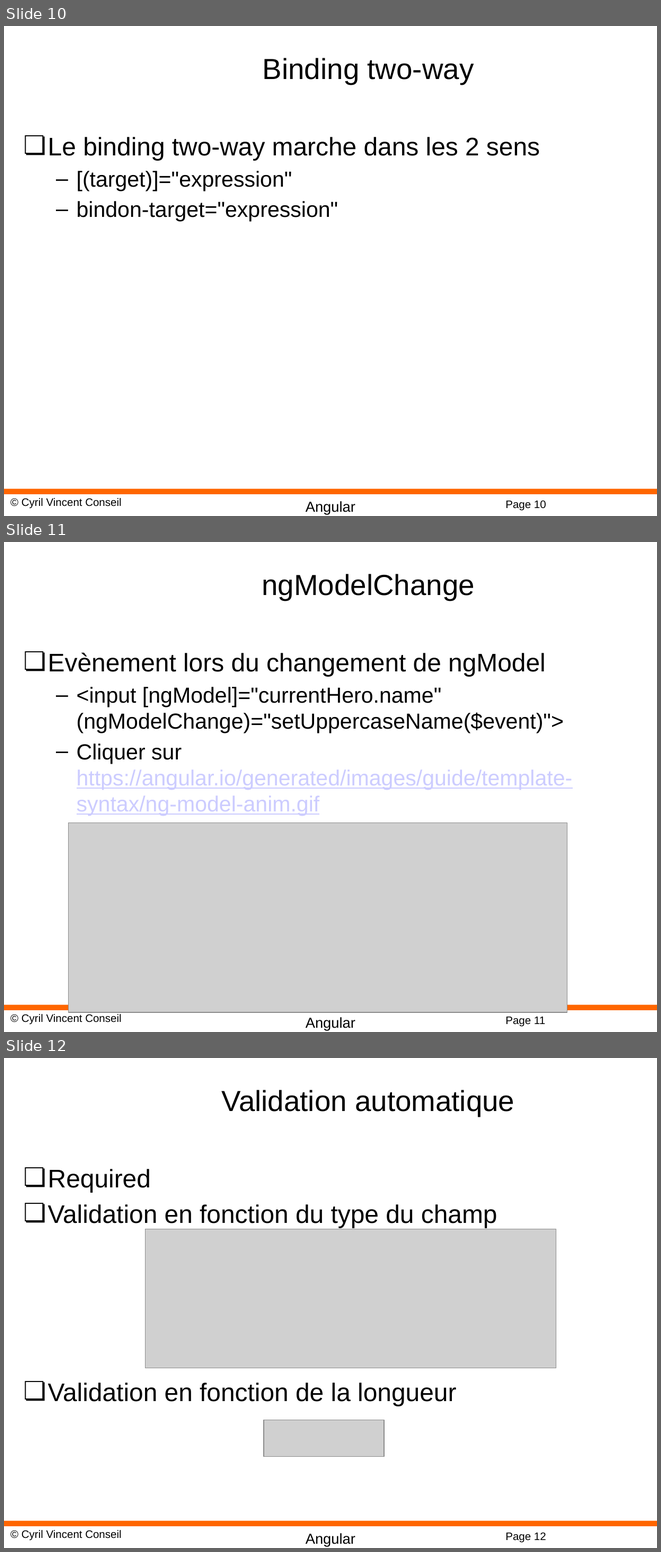
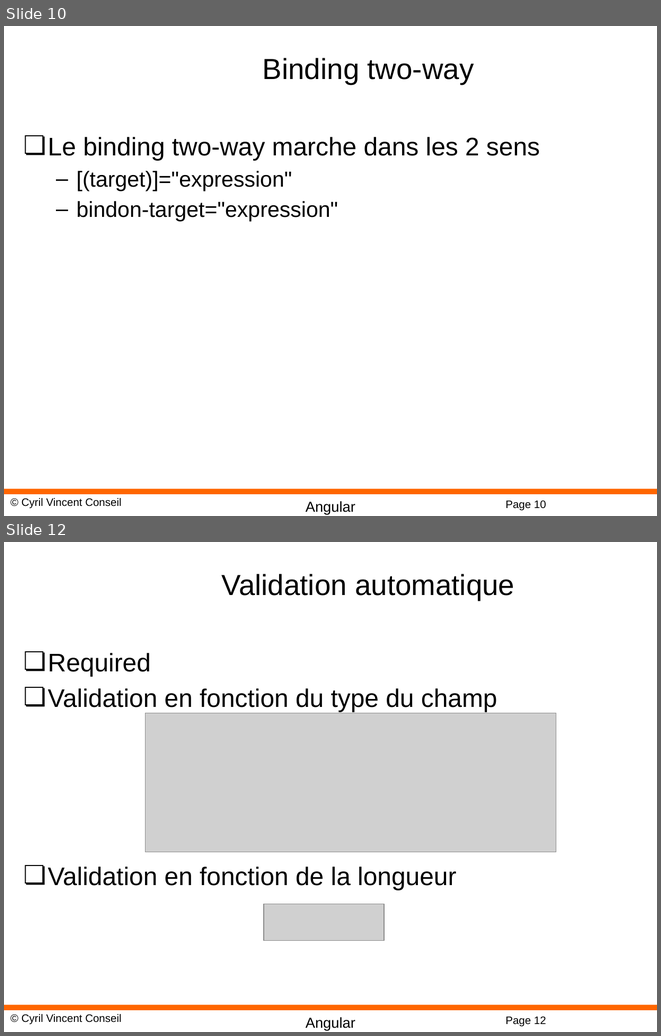
Before and after one commit to cyrilvincent/angular, a slide deck: PPT/Angular06-Binding.pptx. Shown one above the other, each under a label of ours: slides 10, 11 and 12 before the commit, slides 10 and 12 after it; the slides between them are not shown. The pictures are 661x1552 and 661x1036 pixels, drawn with LibreOffice and Linux fonts; fonts in the diff are those of the drawing; grey boxes stand for pictures; background and template pictures are left out. Boxes give left, top, right and bottom in pixels: in the first picture for what was removed or moved away, otherwise in the second. Text is boxed around its words. In the diff, an @@ line names an element or a change of style, - is before the commit and + after.

```diff
--- a/PPT/Angular06-Binding.pptx
+++ b/PPT/Angular06-Binding.pptx
@@ slide 11 removed at (x1=4, y1=542, x2=657, y2=1032), background #FFFFFF; not listed: 4 template elements that a slide beside it also shows @@
@@ title removed at (x1=262, y1=574, x2=475, y2=600) @@
-ngModelChange
@@ text removed at (x1=48, y1=652, x2=573, y2=815) @@
-❏ Evènement lors du changement de ngModel
-  – <input [ngModel]="currentHero.name" (ngModelChange)="setUppercaseName($event)">
-  – Cliquer sur https://angular.io/generated/images/guide/template-syntax/ng-model-anim.gif
@@ picture removed at (x1=68, y1=823, x2=567, y2=1012) @@
```
Also in this commit, not shown: 1 slide added, 51 other files.
